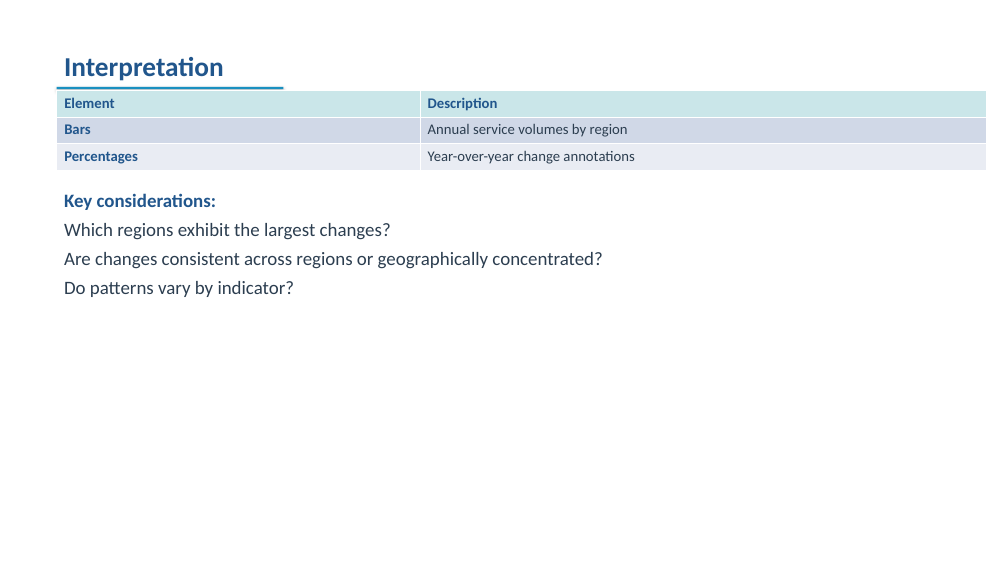
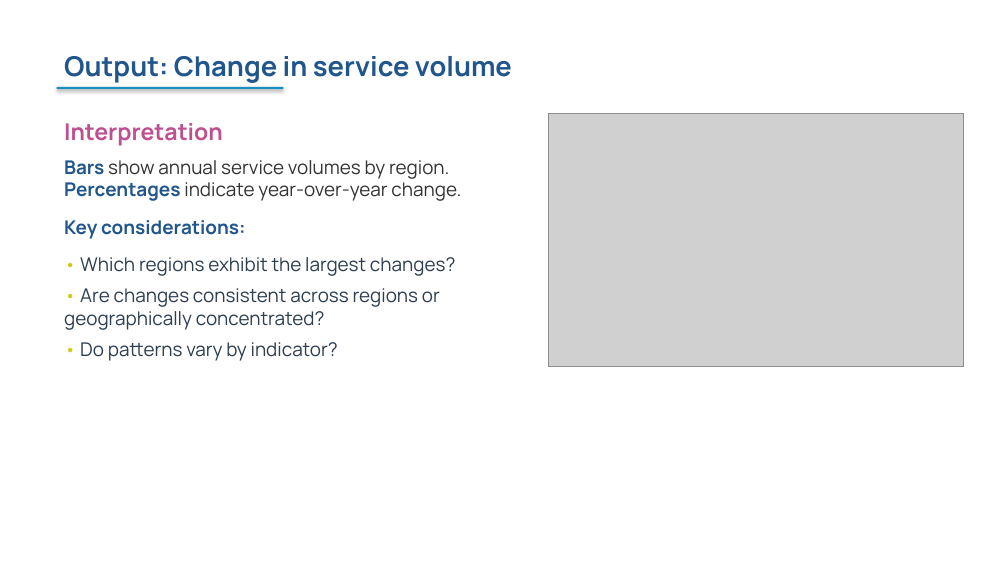
Before and after one commit to FASTR-Analytics/fastr-resource-hub, a slide deck: slide 80 of outputs/2026-zambia_deck.pptx (slide 81 before the commit). Drawn at 1008x567 pixels with LibreOffice and Linux fonts; fonts in the diff are those of the drawing; grey boxes stand for pictures. Boxes give left, top, right and bottom in pixels: in the first picture for what was removed or moved away, otherwise in the second. Text is boxed around its words. In the diff, an @@ line names an element or a change of style, - is before the commit and + after.

```diff
--- a/outputs/2026-zambia_deck.pptx
+++ b/outputs/2026-zambia_deck.pptx
@@ text at <box>64,56,512,83</box>: text changed; font Calibri to Manrope @@
-Interpretation
+Output: Change in service volume
@@ text "Interpretation": place and size @@
-text "Interpretation" at <box>64,193,602,297</box>
+text "Interpretation" at <box>64,123,461,361</box>
@@ table removed at <box>57,91,987,170</box>, 3 rows, 2 columns @@
-Element | Description
-Bars | Annual service volumes by region
-Percentages | Year-over-year change annotations
@@ picture added at <box>548,113,964,367</box> @@
@@ text at <box>64,123,461,201</box>: paragraphs added @@
+Interpretation
+Bars show annual service volumes by region. Percentages indicate year-over-year change.
@@ text at <box>64,220,245,239</box>: font Calibri to Manrope in "Key considerations:"; more space between paragraphs @@
@@ text at <box>64,257,455,361</box>: text changed; font Calibri to Manrope @@
-Which regions exhibit the largest changes?
-Are changes consistent across regions or geographically concentrated?
-Do patterns vary by indicator?
+• Which regions exhibit the largest changes?
+• Are changes consistent across regions or geographically concentrated?
+• Do patterns vary by indicator?
```
Also in this commit, not shown: 130 other slides changed, 4 slides added, 3 slides removed, 22 other files.
